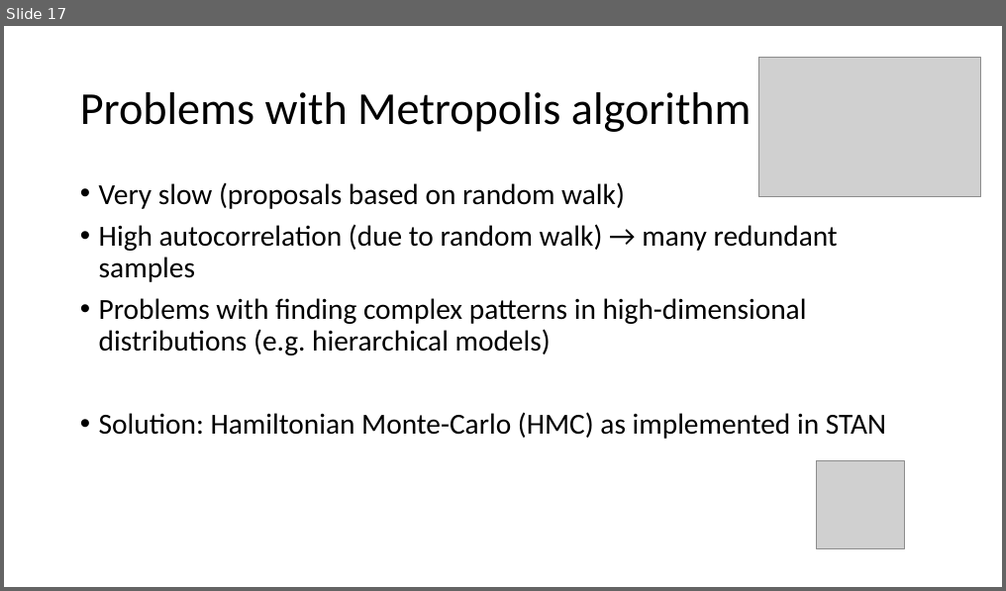
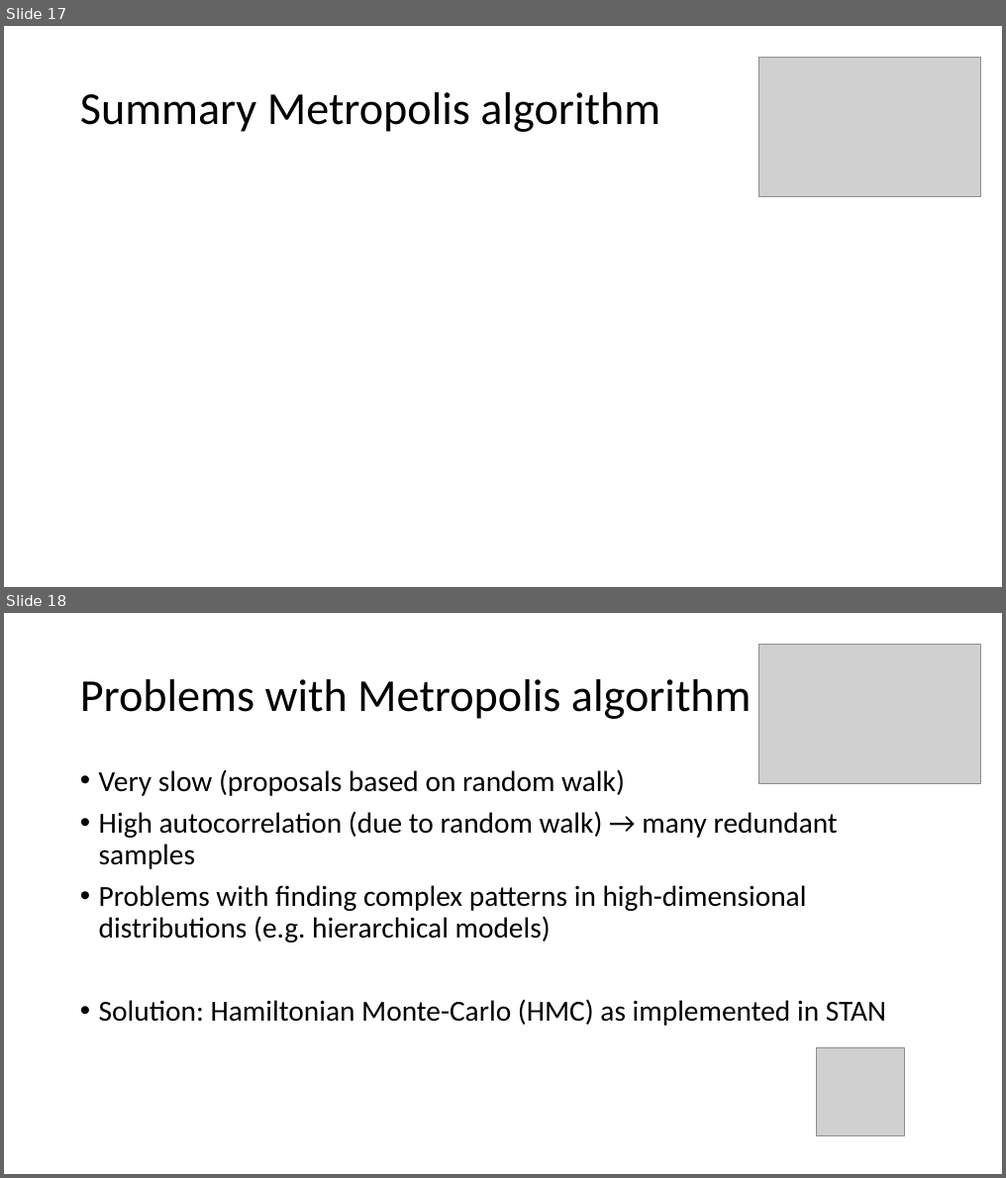
Before and after one commit to julianquandt/M3-brms-intro, a slide deck: intro_to_brms.pptx. Shown one above the other, each under a label of ours: slide 17 before the commit, slides 17 and 18 after it. The pictures are 1006x591 and 1006x1178 pixels, drawn with LibreOffice and Linux fonts; fonts in the diff are those of the drawing; grey boxes stand for pictures. Boxes give left, top, right and bottom in pixels: in the first picture for what was removed or moved away, otherwise in the second. Text is boxed around its words. In the diff, an @@ line names an element or a change of style, - is before the commit and + after.

```diff
--- a/intro_to_brms.pptx
+++ b/intro_to_brms.pptx
@@ slide 17 added at box(4, 26, 1002, 587), background #FFFFFF @@
@@ picture added at box(758, 58, 981, 197) @@
@@ title added at box(80, 92, 660, 132), 44 pt, text #000000 @@
+Summary Metropolis algorithm
@@ what was slide 17 is now slide 18 @@
```
Also in this commit, not shown: 7 slides changed, 3 other slides added, 3 slides removed, 16 other files.
